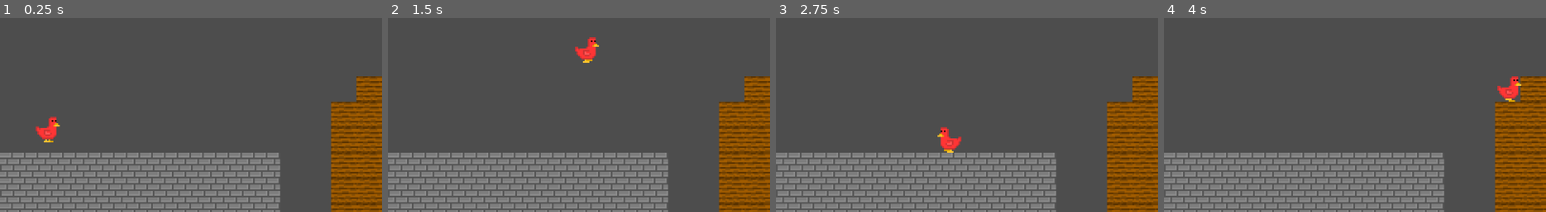
Above: before the commit, frames 1-4 (left to right).
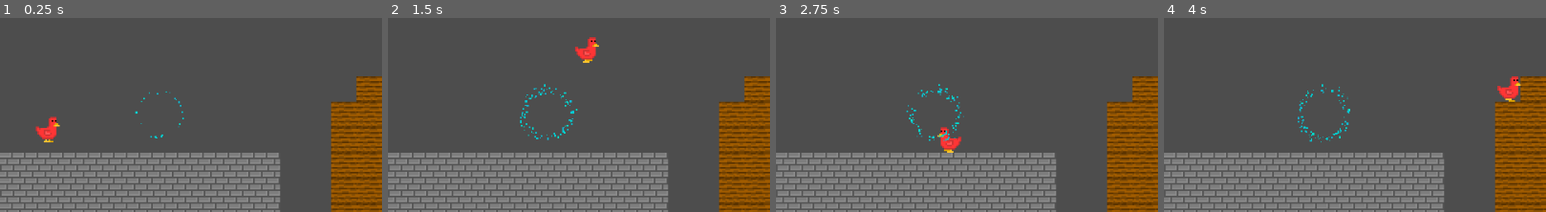
Above: after the commit, the same moments.

Repository: Birb-Games/birb-run
Game: Godot game, scene res://scenes/Root.tscn
Same seed, same stepped clock (60 frames per second), same inputs: the game is played once before the commit and once after it.
Inputs:
- Up to frame 1 (0.25 s): no input
- Up to frame 2 (1.5 s): hold Right (move_right) from 0.53 s (still down); tap Up (jump) at 0.77 s
- Up to frame 3 (2.75 s): tap Up (jump) at 1.52 s; release Right (move_right) at 2.03 s; hold Left (move_left) from 2.03 s (still down)
- Up to frame 4 (4 s): release Left (move_left) at 2.78 s; hold Right (move_right) from 2.78 s (still down); tap Up (jump) at 3.02, 3.77 s
The pictures show only the part of the screen within x 0-50%, y 46-96%; the shares and areas given below are measured in that part.

The runs differ from the first frame. In frame 1, less than 0.1% of the frame differs, in the area x 35-49%, y 37-63%; in frame 2, 0.4%, in the area x 34-50%, y 33-64%; in frame 3, 0.4%; in frame 4, 0.4%.

Commit message:
Added level switching

Diff:
--- a/scenes/Character.tscn
+++ b/scenes/Character.tscn
@@ -48,7 +48,7 @@
 "speed": 5.0
 }]
 
-[node name="CharacterBody2D" type="CharacterBody2D"]
+[node name="Character" type="CharacterBody2D"]
 scale = Vector2(0.25, 0.25)
 script = ExtResource("1_yfkd8")
 speed = 200.0
--- a/scenes/Levels/TestLevel.tscn
+++ b/scenes/Levels/Level0.tscn
@@ -1,16 +1,22 @@
 [gd_scene load_steps=3 format=3 uid="uid://b08ayc4ahxsal"]
 
-[ext_resource type="TileSet" uid="uid://sps0nu118bqw" path="res://assets/tilemaps/tilemap.tres" id="1_q82qb"]
-[ext_resource type="PackedScene" uid="uid://ps3upauivid1" path="res://scenes/LevelEdge.tscn" id="2_lsi8t"]
+[ext_resource type="TileSet" uid="uid://sps0nu118bqw" path="res://assets/tilemaps/tilemap.tres" id="1_osrdu"]
+[ext_resource type="PackedScene" uid="uid://ckqjrkfl5ui10" path="res://scenes/WinGate.tscn" id="2_10rja"]
 
-[node name="Node2D" type="Node2D"]
+[node name="Level" type="Node2D"]
 
 [node name="TileMap" type="TileMap" parent="."]
 scale = Vector2(2, 2)
-tile_set = ExtResource("1_q82qb")
+tile_set = ExtResource("1_osrdu")
 format = 2
 layer_0/tile_data = PackedInt32Array(917505, 0, 0, 983041, 0, 0, 1048577, 0, 0, 917506, 0, 0, 983042, 0, 0, 1048578, 0, …(6427 unchanged characters)…
 
-[node name="RightLevelEdge" parent="." instance=ExtResource("2_lsi8t")]
-position = Vector2(2785, 0)
-scale = Vector2(-1, 1)
+[node name="WinGate" parent="." instance=ExtResource("2_10rja")]
+position = Vector2(2600, 195)
+
+[node name="Home" type="Marker2D" parent="."]
+position = Vector2(59, 386)
+gizmo_extents = 14.0
+
+[node name="WinGate2" parent="." instance=ExtResource("2_10rja")]
+position = Vector2(200, 400)
--- a/scenes/Root.tscn
+++ b/scenes/Root.tscn
@@ -1,8 +1,7 @@
-[gd_scene load_steps=9 format=3 uid="uid://ct2d8b0xfiepn"]
+[gd_scene load_steps=8 format=3 uid="uid://ct2d8b0xfiepn"]
 
 [ext_resource type="Script" path="res://scripts/Main.gd" id="1_77vjf"]
 [ext_resource type="PackedScene" uid="uid://cclinrvnuno6c" path="res://scenes/Character.tscn" id="1_kneti"]
-[ext_resource type="PackedScene" uid="uid://b08ayc4ahxsal" path="res://scenes/Levels/TestLevel.tscn" id="2_cojf1"]
 [ext_resource type="Script" path="res://scripts/CameraController.gd" id="3_nejv0"]
 [ext_resource type="PackedScene" uid="uid://dc8es0k4ttlx5" path="res://scenes/DeathBoundary.tscn" id="5_w5tu4"]
 [ext_resource type="PackedScene" uid="uid://ps3upauivid1" path="res://scenes/LevelEdge.tscn" id="6_cgy5j"]
@@ -16,22 +15,22 @@
 initial_velocity_min = 300.0
 initial_velocity_max = 450.0
 gravity = Vector3(0, 98, 0)
+scale_min = 0.5
+scale_max = 1.75
+hue_variation_min = -0.06
+hue_variation_max = 0.4
 
 [node name="Root" type="Node2D"]
 script = ExtResource("1_77vjf")
 
-[node name="Level" parent="." instance=ExtResource("2_cojf1")]
-
-[node name="Player" parent="." node_paths=PackedStringArray("home_point") instance=ExtResource("1_kneti")]
+[node name="Player" parent="." instance=ExtResource("1_kneti")]
 position = Vector2(23, 426)
-home_point = NodePath("../Home")
 
 [node name="Camera2D" type="Camera2D" parent="."]
 script = ExtResource("3_nejv0")
 
-[node name="DeathBoundary" parent="." node_paths=PackedStringArray("player", "home", "death_particles") instance=ExtResource("5_w5tu4")]
+[node name="DeathBoundary" parent="." node_paths=PackedStringArray("player", "death_particles") instance=ExtResource("5_w5tu4")]
 player = NodePath("../Player")
-home = NodePath("../Home")
 death_particles = NodePath("GPUParticles2D")
 
 [node name="GPUParticles2D" type="GPUParticles2D" parent="DeathBoundary"]
@@ -45,6 +44,9 @@
 
 [node name="LeftLevelEdge" parent="." instance=ExtResource("6_cgy5j")]
 
-[node name="Home" type="Marker2D" parent="."]
-position = Vector2(59, 386)
-gizmo_extents = 14.0
+[node name="RightLevelEdge" parent="." instance=ExtResource("6_cgy5j")]
+rotation = 3.14159
+scale = Vector2(1, -1)
+
+[connection signal="load_level" from="." to="Player" method="_on_load_level"]
+[connection signal="load_level" from="." to="DeathBoundary" method="_on_load_level"]
--- /dev/null
+++ b/scenes/WinGate.gd
@@ -0,0 +1,11 @@
+extends Area2D
+
+signal level_completed
+
+func _ready():
+	level_completed.connect($/root/Root.on_level_completed)
+
+func _on_body_entered(body):
+	if body.name == "Player":
+		level_completed.emit()
+		print("next level")
--- /dev/null
+++ b/scenes/WinGate.tscn
@@ -0,0 +1,35 @@
+[gd_scene load_steps=4 format=3 uid="uid://ckqjrkfl5ui10"]
+
+[ext_resource type="Script" path="res://scenes/WinGate.gd" id="1_3v4gw"]
+
+[sub_resource type="CircleShape2D" id="CircleShape2D_goaww"]
+radius = 15.0
+
+[sub_resource type="ParticleProcessMaterial" id="ParticleProcessMaterial_g720u"]
+particle_flag_disable_z = true
+emission_shape = 6
+emission_ring_axis = Vector3(0, 0, 1)
+emission_ring_height = 1.0
+emission_ring_radius = 30.0
+emission_ring_inner_radius = 25.0
+direction = Vector3(0, 0, 0)
+spread = 10.0
+orbit_velocity_max = 2.0
+radial_velocity_max = 12.0
+gravity = Vector3(0, 0, 0)
+scale_max = 2.5
+color = Color(0, 0.802333, 0.83, 1)
+hue_variation_min = -0.02
+hue_variation_max = 0.02
+
+[node name="WinGate" type="Area2D"]
+script = ExtResource("1_3v4gw")
+
+[node name="CollisionShape2D" type="CollisionShape2D" parent="."]
+shape = SubResource("CircleShape2D_goaww")
+
+[node name="GPUParticles2D" type="GPUParticles2D" parent="."]
+amount = 100
+process_material = SubResource("ParticleProcessMaterial_g720u")
+
+[connection signal="body_entered" from="." to="." method="_on_body_entered"]
--- a/scripts/CharacterBody2D.gd
+++ b/scripts/CharacterBody2D.gd
@@ -3,13 +3,10 @@
 @export var speed = 300.0
 @export var jump_velocity = -400.0
 
-@export var home_point: Marker2D
+var home: Marker2D
 
 # Get the gravity from the project settings to be synced with RigidBody nodes.
 var gravity = ProjectSettings.get_setting("physics/2d/default_gravity")
-
-func _ready():
-	position = home_point.position
 
 func _physics_process(delta):
 	# Add the gravity.
@@ -29,3 +26,7 @@
 		velocity.x = move_toward(velocity.x, 0, speed)
 
 	move_and_slide()
+
+func _on_load_level():
+	home = $"../Level/Home"
+	position = home.position
--- a/scripts/DeathBoundary.gd
+++ b/scripts/DeathBoundary.gd
@@ -1,8 +1,9 @@
 extends Area2D
 
 @export var player: CharacterBody2D
-@export var home: Marker2D # Where the player starts in the level, must be updated on level change
 @export var death_particles: GPUParticles2D
+
+var home: Marker2D # Where the player starts in the level, must be updated on level change
 
 signal player_died # currently unused
 
@@ -12,3 +13,6 @@
 		death_particles.position = player.position
 		death_particles.emitting = true
 		player.position = home.position
+
+func _on_load_level():
+	home = $"../Level/Home"
--- a/scripts/Main.gd
+++ b/scripts/Main.gd
@@ -2,20 +2,12 @@
 
 # This script should manage loading levels and managing gameobjects in the root node
 
-# Called when the node enters the scene tree for the first time.
+var level_num = 0
+
+signal load_level
+
 func _ready():
-	# Set the bounds of the camera
-	# NOTE: This should probably be in a function for loading a level
-	# as we want to keep the camera's bounds to be based on the size of the level
-	# so once we create multiple levels and create a way to load them, we should
-	# move this code somewhere else
-	var bounding_rect = $Level/TileMap.get_used_rect()
-	var tile_size_x = $Level/TileMap.scale.x * float($Level/TileMap.tile_set.tile_size.x)
-	var tile_size_y = $Level/TileMap.scale.y * float($Level/TileMap.tile_set.tile_size.y)
-	$Camera2D.bound_left_x = float(bounding_rect.position.x) * tile_size_x
-	$Camera2D.bound_right_x = float(bounding_rect.position.x + bounding_rect.size.x) * tile_size_x
-	$Camera2D.bound_top_y = float(bounding_rect.position.y) * tile_size_y
-	$Camera2D.bound_bottom_y = float(bounding_rect.position.y + bounding_rect.size.y) * tile_size_y
+	_load_level()
 
 # Update the camera
 func update_camera():
@@ -25,3 +17,30 @@
 # Called every frame. 'delta' is the elapsed time since the previous frame.
 func _process(delta):
 	update_camera()
+
+func on_level_completed():
+	level_num += 1
+	remove_child($Level)
+	_load_level()
+
+func _load_level():
+	var new_level = load("res://scenes/Levels/Level" + str(level_num) + ".tscn")
+	if new_level != null:
+		add_child(new_level.instantiate())
+
+		# Set the bounds of the camera
+		var bounding_rect = $Level/TileMap.get_used_rect()
+		var tile_size_x = $Level/TileMap.scale.x * float($Level/TileMap.tile_set.tile_size.x)
+		var tile_size_y = $Level/TileMap.scale.y * float($Level/TileMap.tile_set.tile_size.y)
+		$Camera2D.bound_left_x = float(bounding_rect.position.x) * tile_size_x
+		$Camera2D.bound_right_x = float(bounding_rect.position.x + bounding_rect.size.x) * tile_size_x
+		$Camera2D.bound_top_y = float(bounding_rect.position.y) * tile_size_y
+		$Camera2D.bound_bottom_y = float(bounding_rect.position.y + bounding_rect.size.y) * tile_size_y
+
+		#Set the level bounds
+		$LeftLevelEdge.position.x = bounding_rect.position.x * tile_size_x
+		$RightLevelEdge.position.x = bounding_rect.end.x * tile_size_x
+
+		load_level.emit()
+	else:
+		print("Last level or invalid level name") #TODO: eventually add something for winning the game
